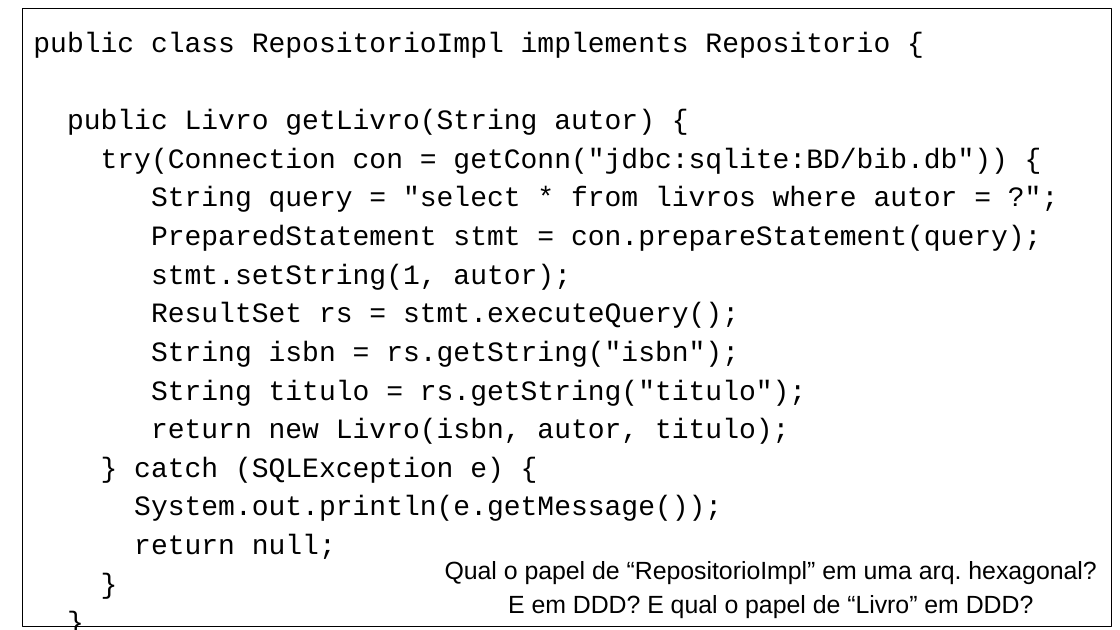
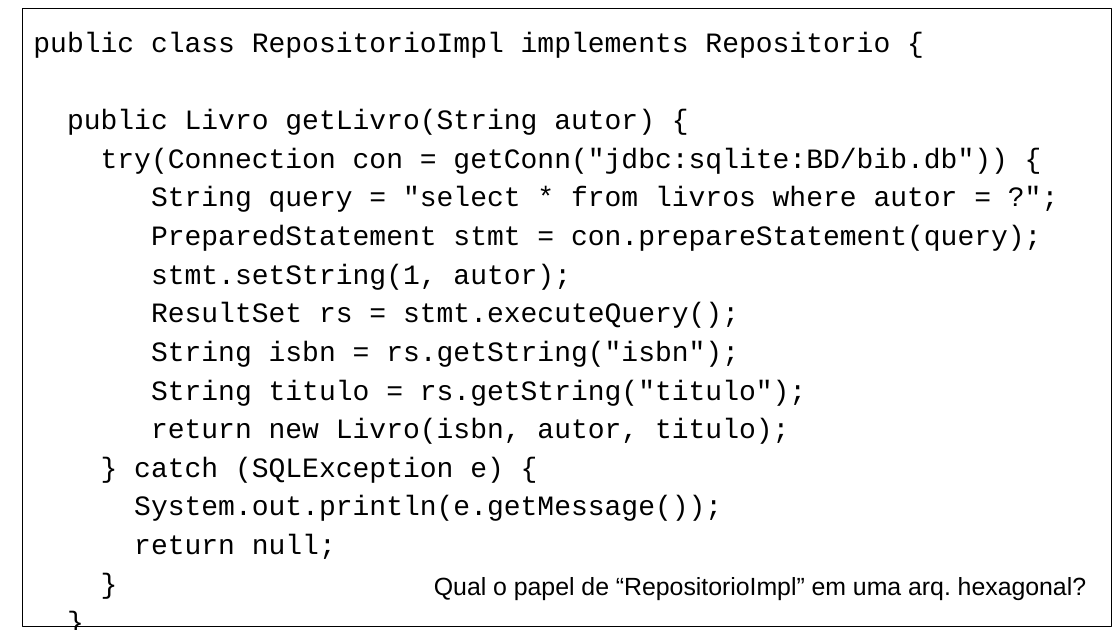
Before and after one commit to eduardocunha11/firstblog, a slide deck: slide 16 of aulas/gsi526/Aula 7 - Arquitetura Hexagonal e Serverless.pptx (slide 45 before the commit). Drawn at 1120x630 pixels with LibreOffice and Linux fonts; fonts in the diff are those of the drawing. Boxes give left, top, right and bottom in pixels: in the first picture for what was removed or moved away, otherwise in the second. Text is boxed around its words. In the diff, an @@ line names an element or a change of style, - is before the commit and + after.

Commit message:
Resumindo os Slides sobre Arquitetura Hexagonal e Serverless

```diff
--- a/aulas/gsi526/Aula 7 - Arquitetura Hexagonal e Serverless.pptx
+++ b/aulas/gsi526/Aula 7 - Arquitetura Hexagonal e Serverless.pptx
@@ text at (434,577,1086,600): text changed @@
-Qual o papel de “RepositorioImpl” em uma arq. hexagonal? E em DDD? E qual o papel de “Livro” em DDD?
+Qual o papel de “RepositorioImpl” em uma arq. hexagonal?
```
Also in this commit, not shown: 5 other slides changed, 105 slides removed, 1 other file.
